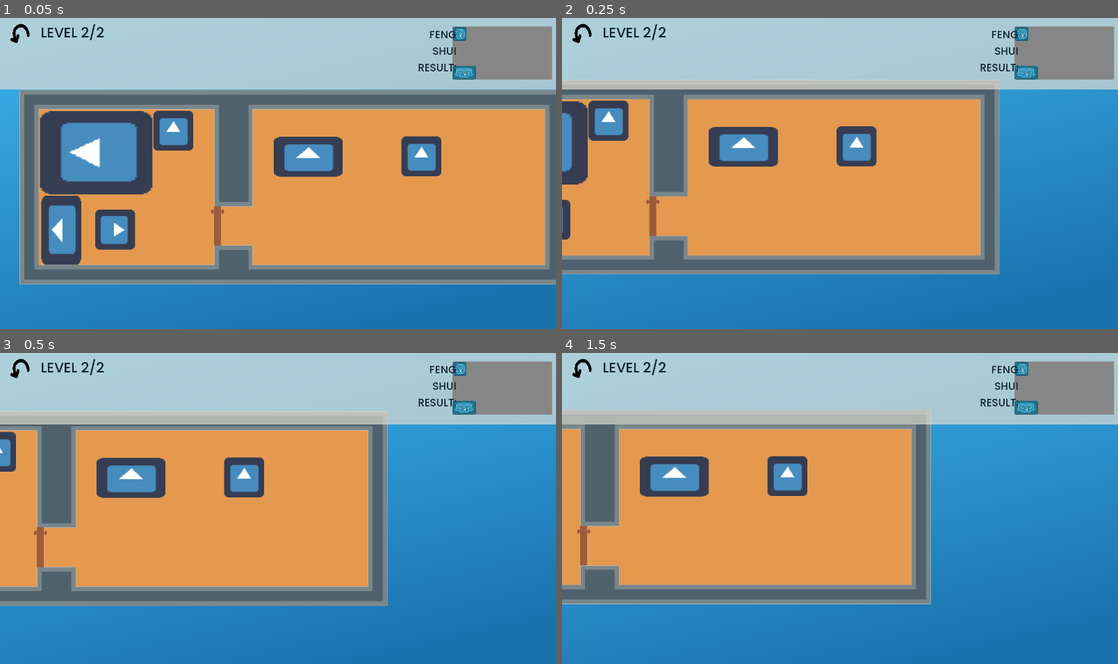
Above: before the commit, frames 1-4 (two rows, left to right).
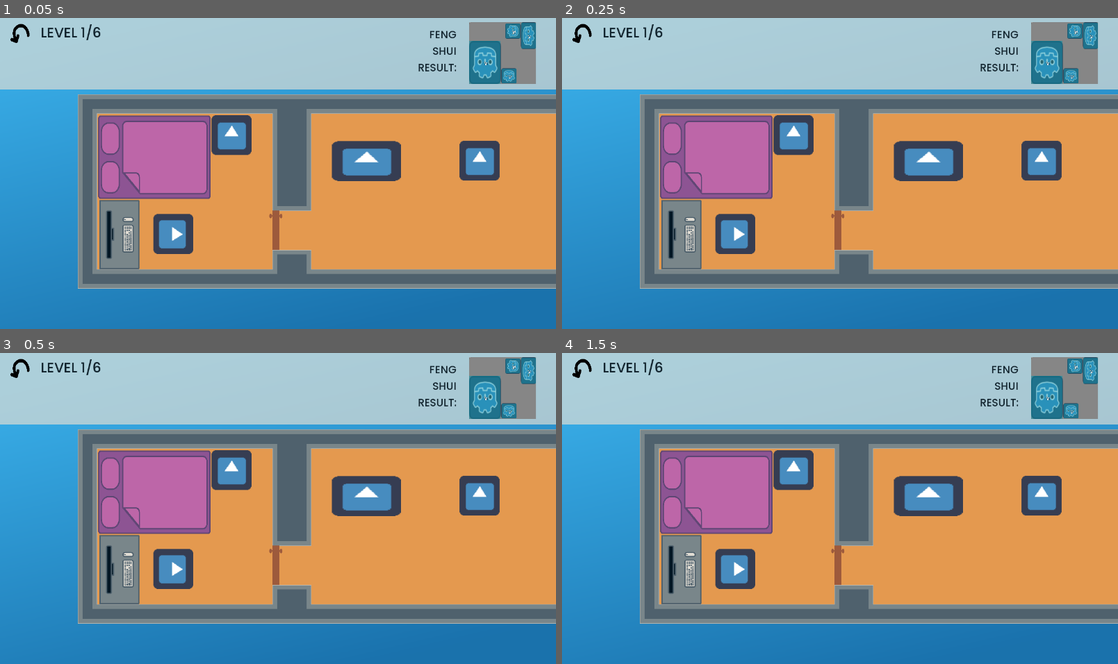
Above: after the commit, the same moments.

Repository: bushmin/Feng-Shui-Struggles
Game: Godot game, scene res://Views/Game/MainGame.tscn
Same seed, same stepped clock (60 frames per second), same inputs: the game is played once before the commit and once after it. The engine's default icon, where the game draws it, is replaced by a stand-in: a white triangle on a blue panel in a dark square.
Inputs (mouse positions are in pixels of both pictures, inside the frame that each line leads up to):
- Up to frame 1 (0.05 s): no input
- Up to frame 2 (0.25 s): no input
- Up to frame 3 (0.5 s): no input
- Up to frame 4 (1.5 s): move the mouse to (695, 477) at 0.52 s; click (695, 477) at 0.6 s; move the mouse to (789, 477) at 1.27 s; click (789, 477) at 1.35 s

The runs differ from the first frame. In frame 1, 39% of the frame differs, in the area x 3-100%, y 1-88%; in frame 2, 52%; in frame 3, 58%; in frame 4, 59%, in the area x 0-100%, y 1-88%.

Commit message:
first sprites

Diff:
--- a/Objects/Furniture/Furniture.tscn
+++ b/Objects/Furniture/Furniture.tscn
@@ -20,6 +20,7 @@
 expand = true
 
 [node name="CollisionShape2D" type="CollisionShape2D" parent="."]
+visible = false
 shape = SubResource( 1 )
 
 [connection signal="input_event" from="." to="." method="_on_input_event"]
--- a/Views/Game/MainGame.gd
+++ b/Views/Game/MainGame.gd
@@ -9,9 +9,9 @@
 
 
 func _ready():
-	#Levels[currentLevel].activate()
-	#$Camera2D.move_to(Levels[currentLevel])
-	_on_win_room()
+	Levels[currentLevel].activate()
+	$Camera2D.move_to(Levels[currentLevel])
+	#_on_win_room()
 
 func _input(event: InputEvent):
 	if event.is_action('press_mouse') and not event.is_pressed():
--- a/Views/Game/MainGame.tscn
+++ b/Views/Game/MainGame.tscn
@@ -11,6 +11,8 @@
 [ext_resource path="res://img/solution1.png" type="Texture" id=9]
 [ext_resource path="res://img/Wall_tilemap.png" type="Texture" id=10]
 [ext_resource path="res://Objects/Door/Door.tscn" type="PackedScene" id=11]
+[ext_resource path="res://img/table1.png" type="Texture" id=12]
+[ext_resource path="res://img/bed1.png" type="Texture" id=13]
 
 [sub_resource type="Gradient" id=5]
 colors = PoolColorArray( 0.227451, 0.686275, 0.913725, 1, 0.101961, 0.447059, 0.678431, 1 )
@@ -626,6 +628,7 @@
 [node name="TextureRect" parent="ROOMS/ROOM_1/RealRoom/Furniture/Table" index="0"]
 margin_left = -79.0
 margin_right = 80.0
+texture = ExtResource( 12 )
 
 [node name="CollisionShape2D" parent="ROOMS/ROOM_1/RealRoom/Furniture/Table" index="1"]
 position = Vector2( 0.5, 0 )
@@ -644,6 +647,7 @@
 margin_top = -130.0
 margin_right = 95.0
 margin_bottom = 129.0
+texture = ExtResource( 13 )
 
 [node name="CollisionShape2D" parent="ROOMS/ROOM_1/RealRoom/Furniture/Bed" index="1"]
 position = Vector2( -0.000106812, 1.52588e-05 )
Not shown: 1 places in Views/Game/MainGame.tscn that only renumber resources
Binary file added: img/bed1.png
Not shown, added: img/bed1.png.import
Binary file added: img/table1.png
Not shown, added: img/table1.png.import
